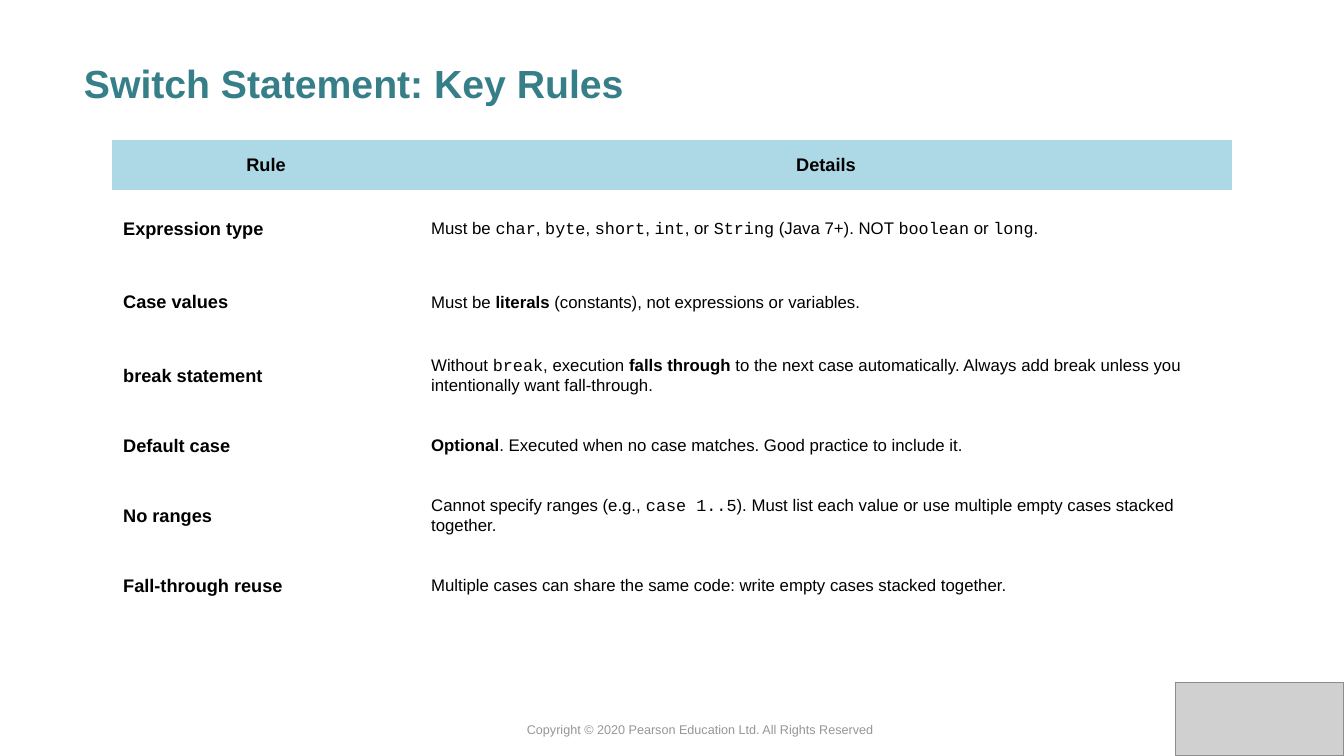
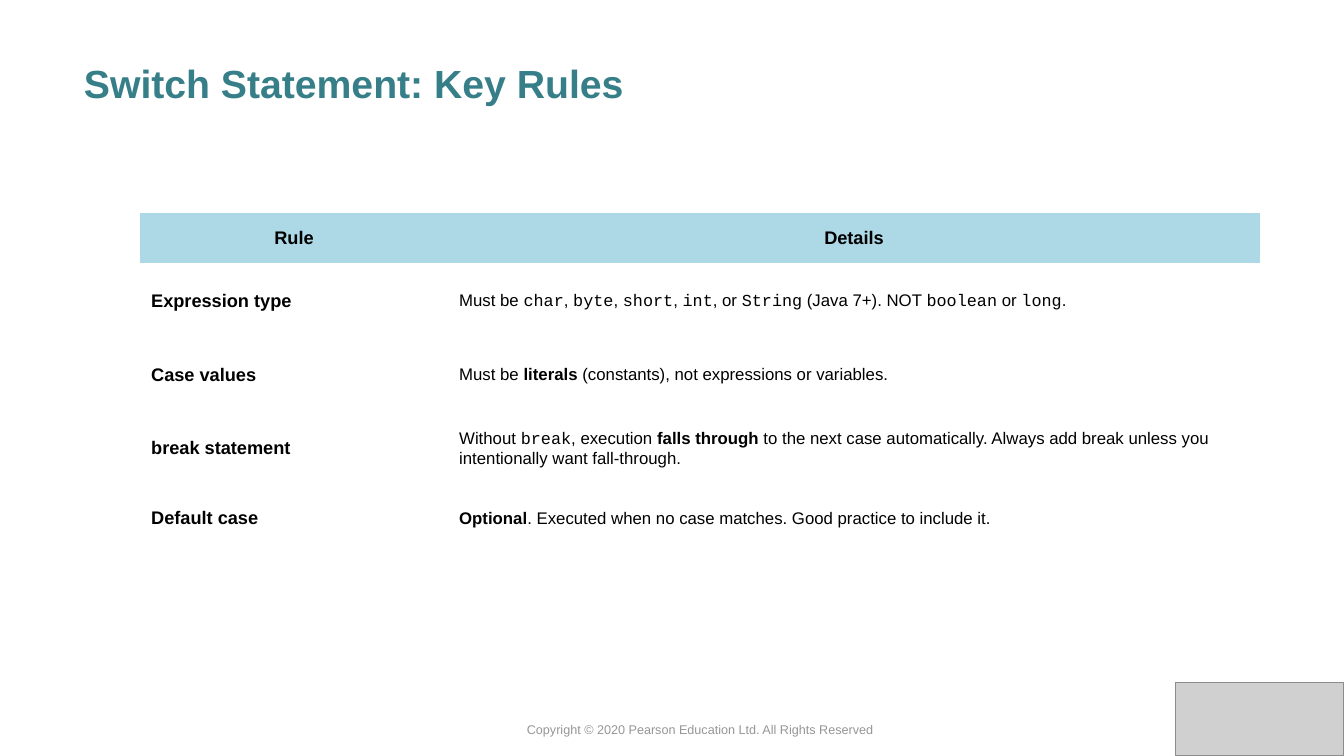
Before and after one commit to xiaoleibi/DMU26, a slide deck: slide 31 of ppt/Uge39_Selection.pptx (slide 37 before the commit). Drawn at 1344x756 pixels with LibreOffice and Linux fonts; fonts in the diff are those of the drawing; grey boxes stand for pictures. Boxes give left, top, right and bottom in pixels: in the first picture for what was removed or moved away, otherwise in the second. Text is boxed around its words. In the diff, an @@ line names an element or a change of style, - is before the commit and + after.

```diff
--- a/ppt/Uge39_Selection.pptx
+++ b/ppt/Uge39_Selection.pptx
@@ table at bbox=[140, 213, 1261, 551] @@
-row 6: No ranges | Cannot specify ranges (e.g., case 1..5). Must list each value or use multiple empty cases stacked together.
-row 7: Fall-through reuse | Multiple cases can share the same code: write empty cases stacked together.
@@ table: place and size @@
-table at bbox=[112, 140, 1233, 618]
+table at bbox=[140, 213, 1261, 551]
```
Also in this commit, not shown: 14 other slides changed, 3 slides added, 7 slides removed.
